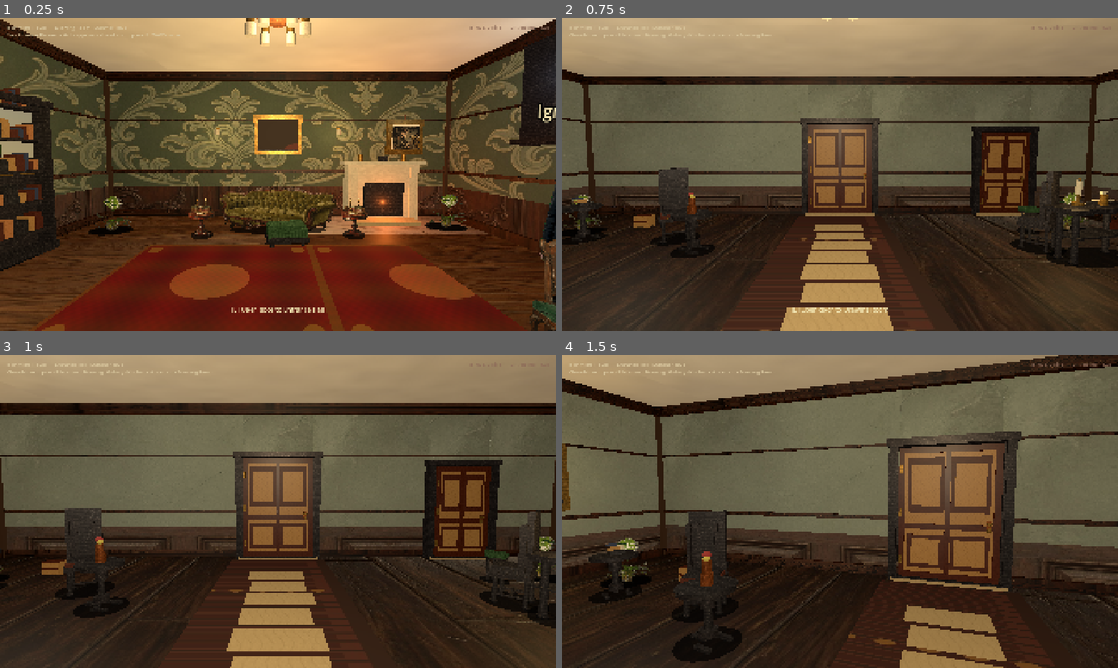
Above: before the commit, frames 1-4 (two rows, left to right).
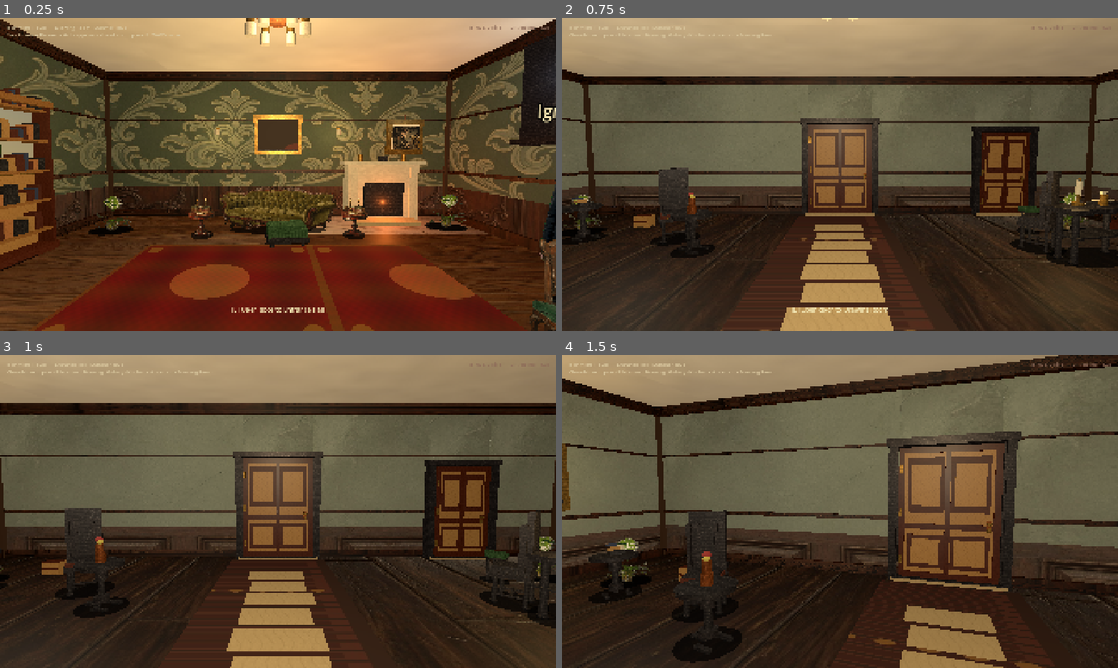
Above: after the commit, the same moments.

Repository: drakewing-eng/aetheric-engine
Game: Godot game, scene res://scenes/fps_main.tscn
Two runs of this game, one before a commit and one after it. Both use one fixed random seed, a clock stepped at 60 frames per second and the inputs below.
Inputs (mouse positions are in pixels of both pictures, inside the frame that each line leads up to):
- Up to frame 1 (0.25 s): no input
- Up to frame 2 (0.75 s): tap Enter at 0.5 s; move the mouse to (867, 174) at 0.52 s; hold W (move_forward) from 0.53 s (still down); hold E (interact) from 0.53 s (still down); click (867, 174) at 0.67 s
- Up to frame 3 (1 s): keep holding W (move_forward); keep holding E (interact)
- Up to frame 4 (1.5 s): keep holding W (move_forward); move the mouse to (812, 511) at 1.27 s; release E (interact) at 1.28 s; tap E (interact) at 1.35 s

The runs differ from the first frame. In frame 1, 2.8% of the frame differs, in the area x 0-11%, y 23-81%; in frame 2, nothing differs; in frame 3, nothing differs; in frame 4, nothing differs.

Commit message:
visual loop 55: oak bookshelves + scrubbed prep tops

Diff:
--- a/aetheric-engine-godot/scripts/fps_props.gd
+++ b/aetheric-engine-godot/scripts/fps_props.gd
@@ -397,24 +397,27 @@
 
 static func _make_bookshelf(prop: Dictionary) -> Node3D:
 	## Open shelves with leather/cloth spines — period library, not Minecraft cubes.
+	## Case is oak (not same mahogany as chairs/tables).
 	var root := Node3D.new()
 	root.name = "Bookshelf"
 	var width: float = prop.get("width", 1.7)
 	var height: float = prop.get("height", 2.5)
 	var depth: float = prop.get("depth", 0.36)
 	var seed0: int = int(prop.get("seed", 0))
+	var case_col := Color(0.48, 0.34, 0.18)  # oak case
+	var case_dark := Color(0.36, 0.24, 0.12)
 	# Back panel (lighter wood so it doesn't read as a black monolith)
-	_add_box(root, Vector3(0, height * 0.5, -depth * 0.35), Vector3(width, height, 0.04), MAHOGANY, true, 0.5)
+	_add_box(root, Vector3(0, height * 0.5, -depth * 0.35), Vector3(width, height, 0.04), case_col, true, 0.55)
 	# Sides
-	_add_box(root, Vector3(-width * 0.5 + 0.03, height * 0.5, 0), Vector3(0.06, height, depth), MAHOGANY_DARK, true, 0.45)
-	_add_box(root, Vector3(width * 0.5 - 0.03, height * 0.5, 0), Vector3(0.06, height, depth), MAHOGANY_DARK, true, 0.45)
+	_add_box(root, Vector3(-width * 0.5 + 0.03, height * 0.5, 0), Vector3(0.06, height, depth), case_dark, true, 0.52)
+	_add_box(root, Vector3(width * 0.5 - 0.03, height * 0.5, 0), Vector3(0.06, height, depth), case_dark, true, 0.52)
 	# Crown + base
-	_add_box(root, Vector3(0, height - 0.05, 0.02), Vector3(width + 0.06, 0.1, depth + 0.06), MAHOGANY, false, 0.42)
-	_add_box(root, Vector3(0, 0.06, 0.02), Vector3(width + 0.04, 0.12, depth + 0.04), MAHOGANY_DARK, true, 0.42)
+	_add_box(root, Vector3(0, height - 0.05, 0.02), Vector3(width + 0.06, 0.1, depth + 0.06), case_col, false, 0.5)
+	_add_box(root, Vector3(0, 0.06, 0.02), Vector3(width + 0.04, 0.12, depth + 0.04), case_dark, true, 0.5)
 	# Shelves + dense book rows (varied width/height/spine colour per seed)
 	for i in 5:
 		var y: float = 0.38 + i * (height - 0.55) / 4.0
-		_add_box(root, Vector3(0, y, 0.02), Vector3(width * 0.92, 0.04, depth * 0.9), MAHOGANY, false, 0.48)
+		_add_box(root, Vector3(0, y, 0.02), Vector3(width * 0.92, 0.04, depth * 0.9), Color(0.5, 0.36, 0.2), false, 0.55)
 		var x := -width * 0.38
 		var bi := 0
 		while x < width * 0.38:
